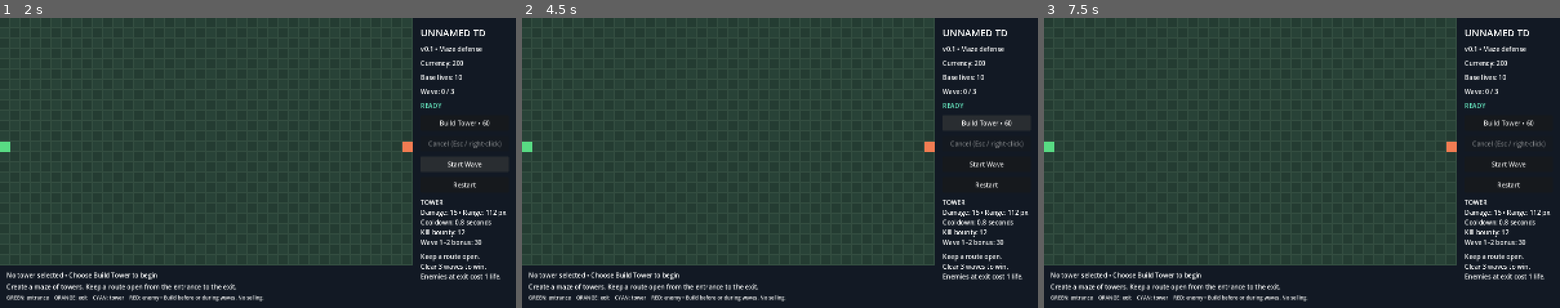
Above: before the commit, frames 1-3 (left to right).
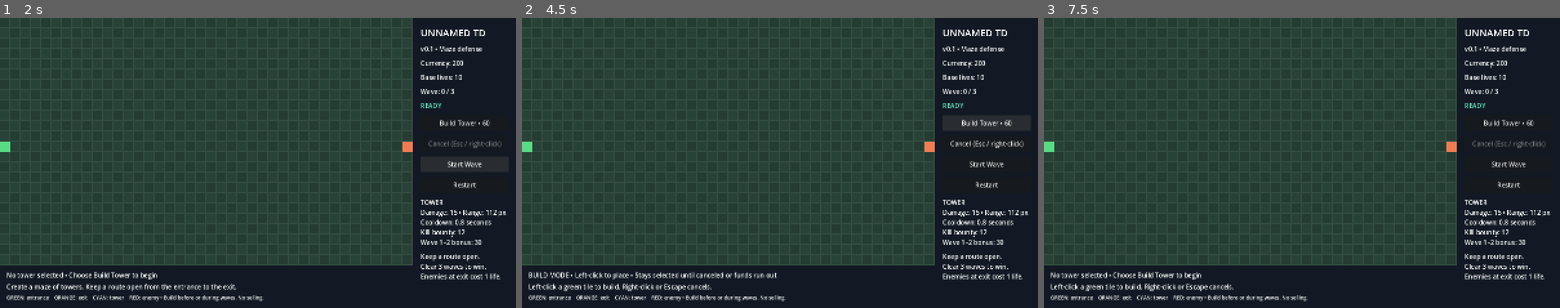
Above: after the commit, the same moments.

Repository: EdsonCK/Tower-Defense-Game
Game: Godot game, scene res://scenes/main.tscn
Two runs of this game, one before a commit and one after it. Both use one fixed random seed, a clock stepped at 60 frames per second and the inputs below.
Inputs (mouse positions are in pixels of both pictures, inside the frame that each line leads up to):
- Up to frame 1 (2 s): click "Start Wave" at 0.5 s; click "Start Wave" at 1.25 s
- Up to frame 2 (4.5 s): click "Restart" at 2 s; click "Restart" at 2.75 s; click "Restart" at 3.5 s; click "Build Tower • 60" at 4.25 s
- Up to frame 3 (7.5 s): click "Build Tower • 60" at 5 s; click "Build Tower • 60" at 5.75 s; click "Start Wave" at 6.5 s; click (1508, 142) at 7.25 s, where only the run after the commit has a clickable "Cancel (Esc / right-click)"

Frame 1 is identical in both runs. In frame 2, 1.4% of the frame differs, in the area x 1-98%, y 42-95%; in frame 3, 0.6%.

Commit message:
Phase C: add transactional tower purchases and build controls

Diff:
--- /dev/null
+++ b/scenes/tower.tscn
@@ -0,0 +1,6 @@
+[gd_scene load_steps=2 format=3]
+
+[ext_resource type="Script" path="res://scripts/tower.gd" id="1"]
+
+[node name="Tower" type="Node2D"]
+script = ExtResource("1")
--- a/scripts/main.gd
+++ b/scripts/main.gd
@@ -1,8 +1,98 @@
+class_name TDGame
 extends Node2D
+## Authoritative economy, game phase, purchase transaction, and system wiring.
 
+enum Phase { READY, WAVE_ACTIVE, BETWEEN_WAVES, VICTORY, DEFEAT }
+
+@export var tower_scene: PackedScene = preload("res://scenes/tower.tscn")
+
+var currency := GameConfig.STARTING_CURRENCY
+var lives := GameConfig.STARTING_LIVES
+var phase := Phase.READY
+var building := false
+
+@onready var board: Board = $Board
 @onready var hud: GameHUD = $HUD/UILayout
 
 
 func _ready() -> void:
-	hud.display(GameConfig.STARTING_CURRENCY, GameConfig.STARTING_LIVES, 0, "READY", false, true, false)
+	hud.build_requested.connect(select_tower)
+	hud.cancel_requested.connect(cancel_build)
+	hud.restart_requested.connect(restart)
+	_refresh_hud()
 	hud.show_message("Create a maze of towers. Keep a route open from the entrance to the exit.")
+
+
+func is_finished() -> bool:
+	return phase == Phase.VICTORY or phase == Phase.DEFEAT
+
+
+func select_tower() -> void:
+	if is_finished():
+		return
+	if currency < GameConfig.TOWER_COST:
+		hud.show_message("Insufficient currency")
+		return
+	building = true
+	_refresh_hud()
+	hud.show_message("Left-click a green tile to build. Right-click or Escape cancels.")
+
+
+func cancel_build() -> void:
+	building = false
+	_refresh_hud()
+
+
+func _input(event: InputEvent) -> void:
+	# Cancellation also works over a UI panel.
+	if is_finished():
+		return
+	if (event is InputEventKey and event.pressed and event.keycode == KEY_ESCAPE) or (event is InputEventMouseButton and event.pressed and event.button_index == MOUSE_BUTTON_RIGHT):
+		cancel_build()
+		get_viewport().set_input_as_handled()
+
+
+func _unhandled_input(event: InputEvent) -> void:
+	if not building or is_finished():
+		return
+	if event is InputEventMouseButton and event.pressed and event.button_index == MOUSE_BUTTON_LEFT:
+		var pixel := board.get_local_mouse_position()
+		if board.contains_pixel(pixel):
+			purchase_tower(board.pixel_to_cell(pixel))
+			get_viewport().set_input_as_handled()
+
+
+func purchase_tower(cell: Vector2i) -> bool:
+	if is_finished():
+		return false
+	var error := board.try_block_cell(cell, currency)
+	if not error.is_empty():
+		hud.show_message(error)
+		return false
+	# Occupancy and money form a transaction. Instantiation failure rolls it back.
+	var instance: Node = tower_scene.instantiate() if tower_scene != null and tower_scene.can_instantiate() else null
+	if not instance is Tower:
+		if instance != null:
+			instance.free()
+		board.rollback_placement(cell)
+		hud.show_message("Tower could not be created; purchase canceled")
+		return false
+	var tower := instance as Tower
+	tower.position = board.cell_to_pixel(cell)
+	board.get_node("Towers").add_child(tower)
+	currency -= GameConfig.TOWER_COST
+	board.confirm_placement()
+	if currency < GameConfig.TOWER_COST:
+		building = false
+	_refresh_hud()
+	hud.show_message("Tower built • -%d currency" % GameConfig.TOWER_COST)
+	return true
+
+
+func restart() -> void:
+	get_tree().reload_current_scene()
+
+
+func _refresh_hud() -> void:
+	hud.display(currency, lives, 0, Phase.keys()[phase], building, phase == Phase.READY or phase == Phase.BETWEEN_WAVES, is_finished())
+	board.set_build_preview(building, currency)
--- /dev/null
+++ b/scripts/tower.gd
@@ -0,0 +1,8 @@
+class_name Tower
+extends Node2D
+
+
+func _draw() -> void:
+	draw_rect(Rect2(-13, -13, 26, 26), Color("17688e"))
+	draw_rect(Rect2(-13, -13, 26, 26), Color("65d8f5"), false, 2.0)
+	draw_circle(Vector2.ZERO, 7, Color("8beaff"))
--- /dev/null
+++ b/tests/test_gameplay.gd
@@ -0,0 +1,43 @@
+extends SceneTree
+## Gameplay integration tests, without an external framework.
+
+var checks := 0
+var failures := 0
+
+
+func _initialize() -> void:
+	call_deferred("_run")
+
+
+func check(condition: bool, description: String) -> void:
+	checks += 1
+	if not condition:
+		failures += 1
+		printerr("FAIL: ", description)
+
+
+func _run() -> void:
+	var game := load("res://scenes/main.tscn").instantiate() as TDGame
+	root.add_child(game)
+	game.set_process_input(false)
+	game.set_process_unhandled_input(false)
+	game.select_tower()
+	check(game.purchase_tower(Vector2i(20, 12)), "successful purchase")
+	check(game.currency == 140 and game.building, "deduct exactly 60, retain build selection")
+	check(game.board.get_node("Towers").get_child_count() == 1, "exactly one tower created")
+	var revision := game.board.revision
+	var path := game.board.find_path()
+	for cell in [Vector2i(20, 12), GameConfig.SPAWN, GameConfig.EXIT, Vector2i(40, 0)]:
+		check(not game.purchase_tower(cell), "invalid purchase rejected: %s" % cell)
+	check(game.currency == 140 and game.board.revision == revision and game.board.find_path() == path, "invalid purchases preserve currency, revision, and route")
+	var saved_scene := game.tower_scene
+	game.tower_scene = null
+	check(not game.purchase_tower(Vector2i(5, 5)), "failed instantiation rejected")
+	check(game.currency == 140 and not game.board.is_blocked(Vector2i(5, 5)) and game.board.revision == revision, "failed instantiation rolls back occupancy, revision, and currency")
+	game.tower_scene = saved_scene
+	check(game.purchase_tower(Vector2i(21, 12)) and game.purchase_tower(Vector2i(22, 12)), "three starting towers affordable")
+	check(game.currency == 20 and not game.building, "stop build mode below tower cost")
+	check(not game.purchase_tower(Vector2i(23, 12)) and not game.board.is_blocked(Vector2i(23, 12)), "unaffordable placement changes nothing")
+	game.free()
+	print("Gameplay: %d checks, %d failures" % [checks, failures])
+	quit(1 if failures else 0)
Not shown, added: scripts/tower.gd.uid
Not shown, added: tests/test_gameplay.gd.uid
Not shown, added: tests/test_pathfinding.gd.uid
